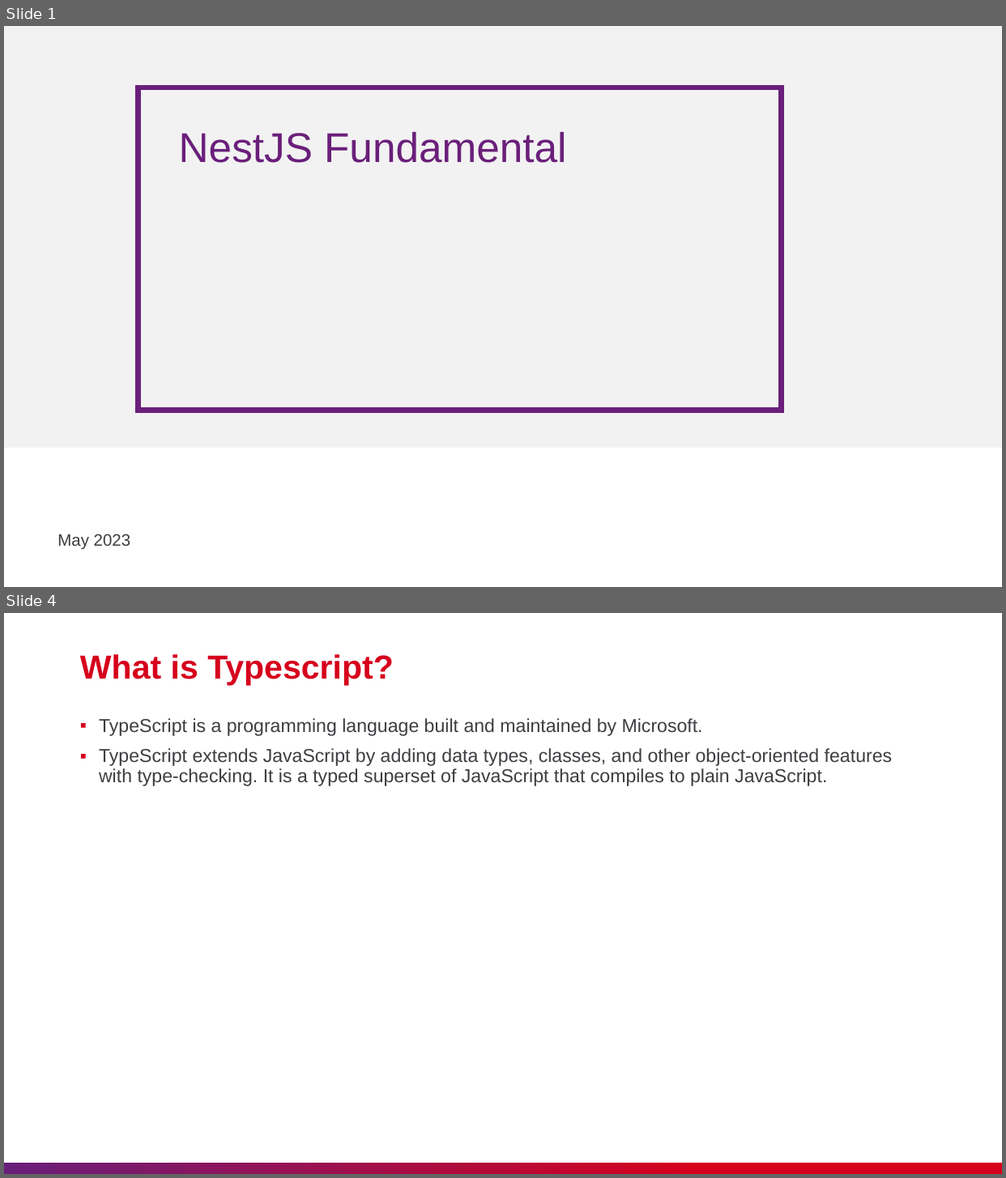
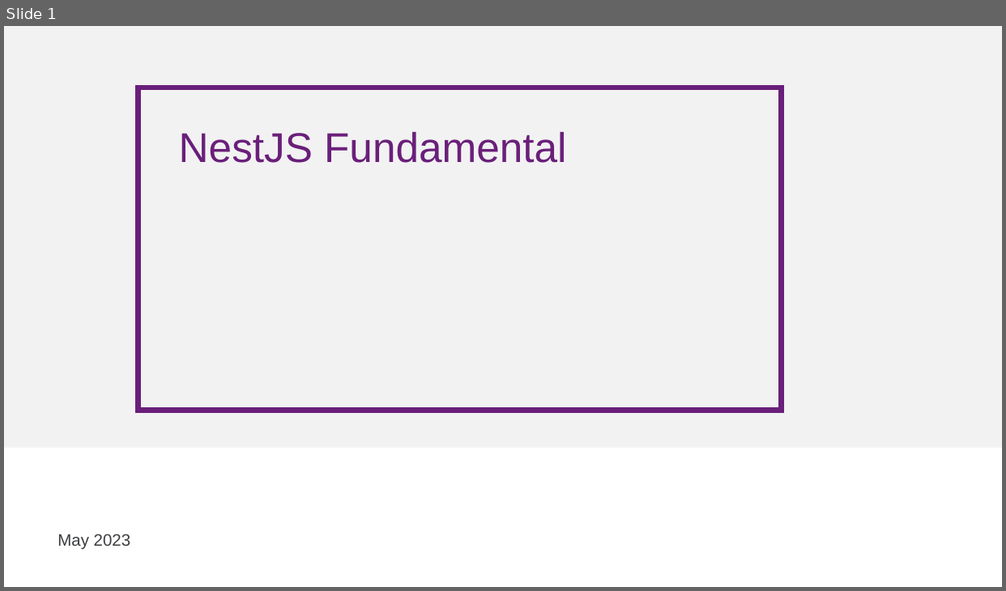
Before and after one commit to nashtech-garage/nodejs-nestjs-training, a slide deck: slide/NT_NestJS_Training.pptx. Shown one above the other, each under a label of ours: slides 1 and 4 before the commit, slide 1 after it; the slides between them are not shown. The pictures are 1006x1178 and 1006x591 pixels, drawn with LibreOffice and Linux fonts; fonts in the diff are those of the drawing; background and template pictures are left out. Boxes give left, top, right and bottom in pixels: in the first picture for what was removed or moved away, otherwise in the second. Text is boxed around its words. In the diff, an @@ line names an element or a change of style, - is before the commit and + after.

```diff
--- a/slide/NT_NestJS_Training.pptx
+++ b/slide/NT_NestJS_Training.pptx
@@ slide 4 removed at box(4, 613, 1002, 1174), background #FFFFFF @@
@@ title removed at box(80, 654, 394, 685) @@
-What is Typescript?
@@ text removed at box(99, 718, 892, 786) @@
-▪ TypeScript is a programming language built and maintained by Microsoft.
-▪ TypeScript extends JavaScript by adding data types, classes, and other object-oriented features with type-checking. It is a typed superset of JavaScript that compiles to plain JavaScript.
@@ rectangle removed at box(4, 1163, 1002, 1174) @@
```
Also in this commit, not shown: 5 slides changed, 26 slides added, 25 other slides removed, 7 other files.
